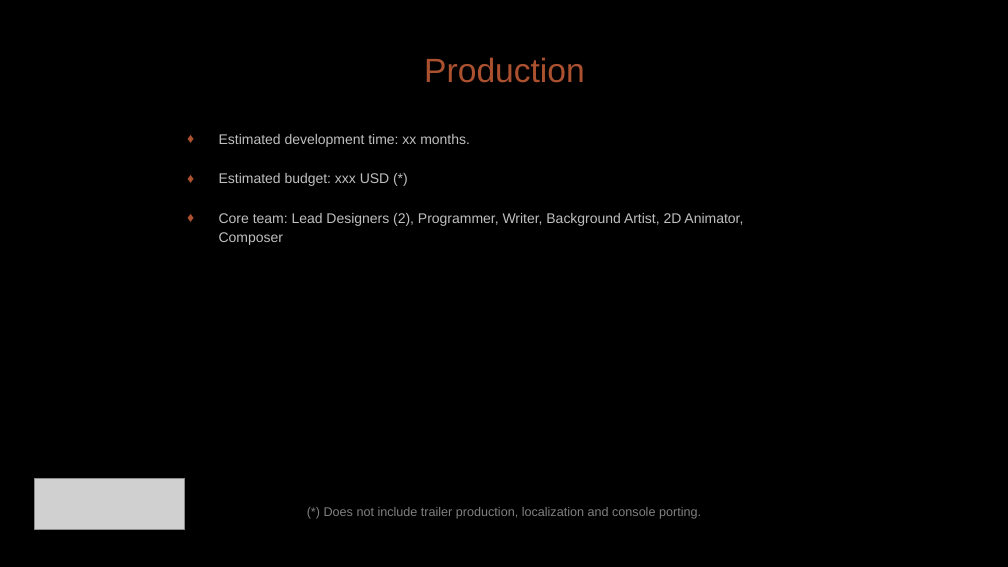
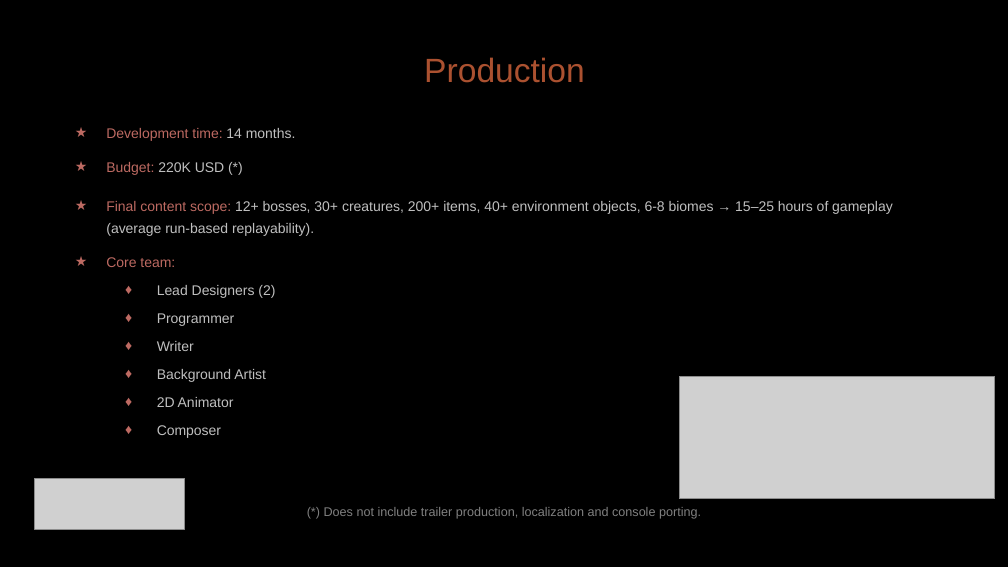
Before and after one commit to diegohcanepa/Remizione, a slide deck: slide 17 of Pitch Deck.pptx. Drawn at 1008x567 pixels with LibreOffice and Linux fonts; fonts in the diff are those of the drawing; grey boxes stand for pictures; background and template pictures are left out. Boxes give left, top, right and bottom in pixels: in the first picture for what was removed or moved away, otherwise in the second. Text is boxed around its words. In the diff, an @@ line names an element or a change of style, - is before the commit and + after.

```diff
--- a/Pitch Deck.pptx
+++ b/Pitch Deck.pptx
@@ subtitle at <box>106,128,893,438</box>: text changed @@
-♦ Estimated development time: xx months.
-♦ Estimated budget: xxx USD (*)
-♦ Core team: Lead Designers (2), Programmer, Writer, Background Artist, 2D Animator, Composer
+★ Development time: 14 months.
+★ Budget: 220K USD (*)
+★ Final content scope: 12+ bosses, 30+ creatures, 200+ items, 40+ environment objects, 6-8 biomes → 15–25 hours of gameplay (average run-based replayability).
+★ Core team:
+  ♦ Lead Designers (2)
+  ♦ Programmer
+  ♦ Writer
+  ♦ Background Artist
+  ♦ 2D Animator
+  ♦ Composer
@@ picture added at <box>679,376,995,499</box> @@
```
Also in this commit, not shown: 9 other slides changed, 5 slides added, 5 slides removed.
